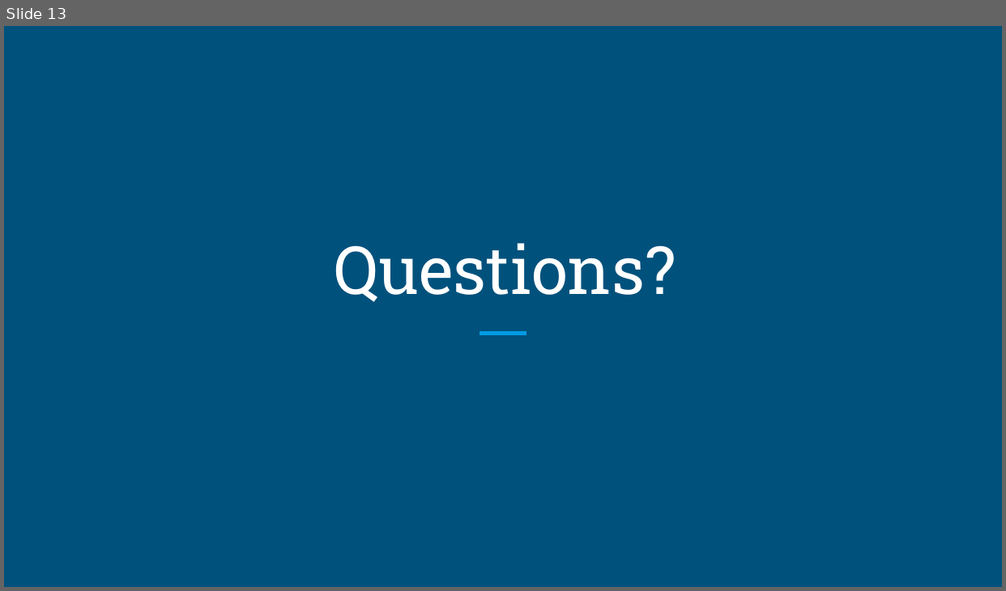
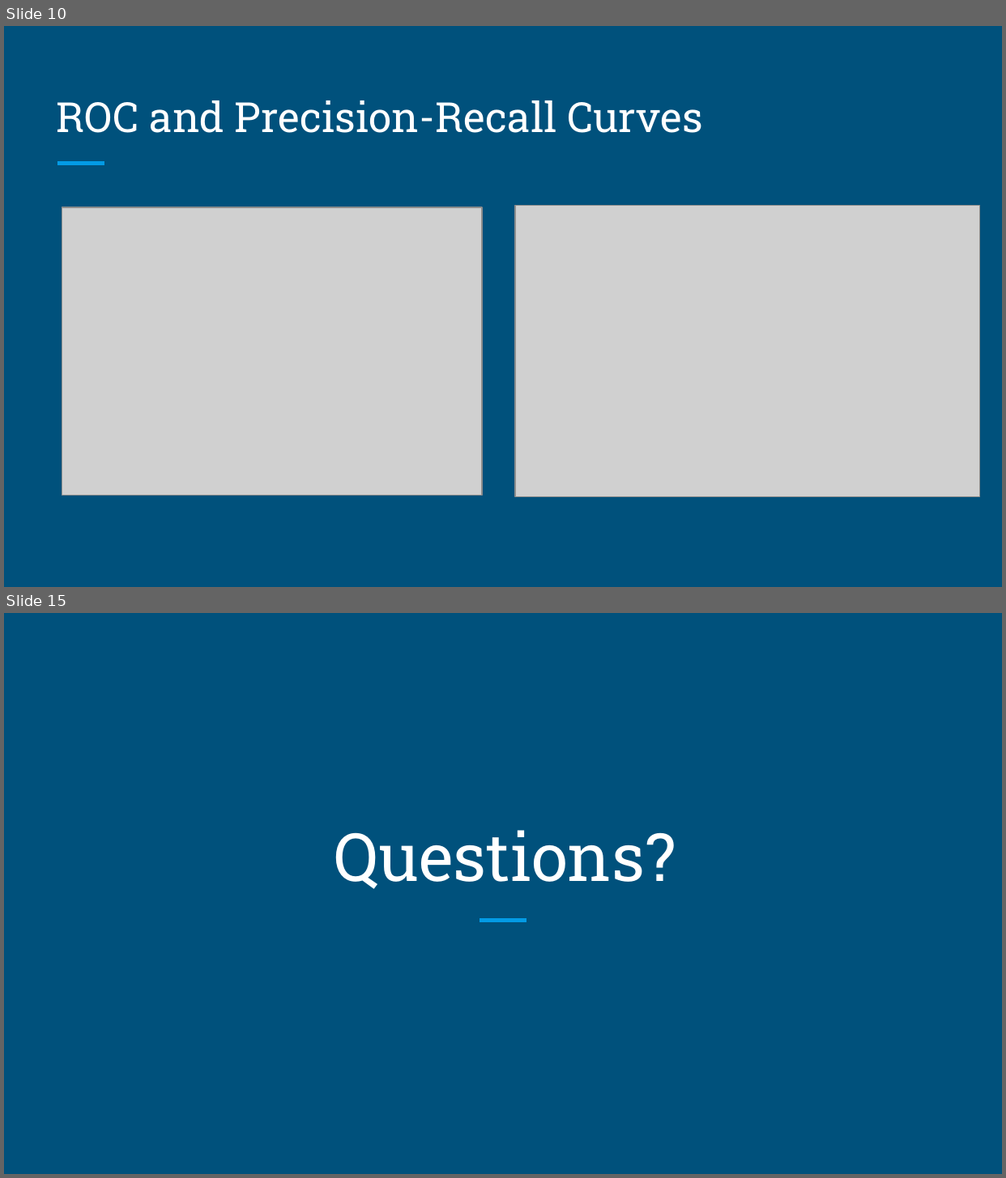
Before and after one commit to shiranimehr/Capstone-two, a slide deck: insincere_questions_classification/reports/Presentation.pptx. Shown one above the other, each under a label of ours: slide 13 before the commit, slides 10 and 15 after it; the slides between them are not shown. The pictures are 1006x591 and 1006x1178 pixels, drawn with LibreOffice and Linux fonts; fonts in the diff are those of the drawing; grey boxes stand for pictures. Boxes give left, top, right and bottom in pixels: in the first picture for what was removed or moved away, otherwise in the second. Text is boxed around its words. In the diff, an @@ line names an element or a change of style, - is before the commit and + after.

```diff
--- a/insincere_questions_classification/reports/Presentation.pptx
+++ b/insincere_questions_classification/reports/Presentation.pptx
@@ slide 10 added at (4, 26, 1002, 587), background #00517C @@
@@ title added at (57, 101, 702, 133), 30 pt, text #FFFFFF @@
+ROC and Precision-Recall Curves
@@ line added from (58, 164) to (104, 164), #039BE5 3 pt @@
@@ picture added at (62, 207, 482, 496) @@
@@ picture added at (515, 206, 979, 497) @@
@@ what was slide 13 is now slide 15 @@
```
Also in this commit, not shown: 7 slides changed, 1 other slide added.
